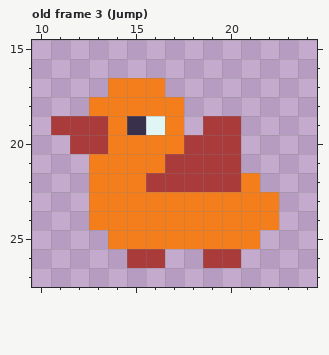
A pixel-art file gets an edit: Sprites/goose.aseprite. The picture above is the old version.
34x28 pixels, 17 frames. Shown: old frame 3 (Jump): x 10..24, y 15..27.
Now the later version:
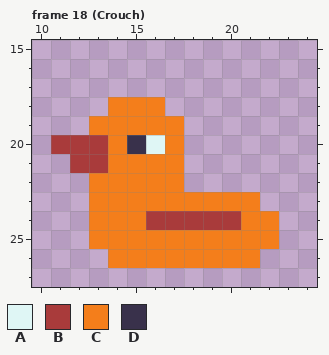
Palette (. is transparent): A #dff6f5  B #a93b3b  C #f47e1b  D #39314b
A new or re-ordered frame is compared with the old frame closest to it.
Change:
frames 17 -> 18
Frame 18 (Crouch) is new; against old frame 3 (Jump):
The author changed colour C to colour A in row 20 at x 16.
Colour B now appears in row 20 at x 11; in row 21 at x 12.
The author changed colour C to colour B in row 21 at x 13; in row 24 at x 16 to 20.
Colour C now appears in row 25 at x 13 and 22; in row 26 at x 14, 17 to 18 and 21.
The author changed colour A to colour C in row 19 at x 16.
The author changed colour B to colour C in row 19 at x 13; in row 21 at x 17; in row 22 at x 16 to 17; in row 26 at x 15 to 16 and 19 to 20.
The author changed colour D to colour C in row 19 at x 15.
The author changed colour C to colour D in row 20 at x 15.
The author cleared colour B in row 19 at x 11 to 12 and 19 to 20; in rows 20 to 22 at x 18 to 20.
The author cleared colour C in row 17 at x 14 to 16; in row 18 at x 13 and 17; in row 22 at x 21; in row 23 at x 22.
